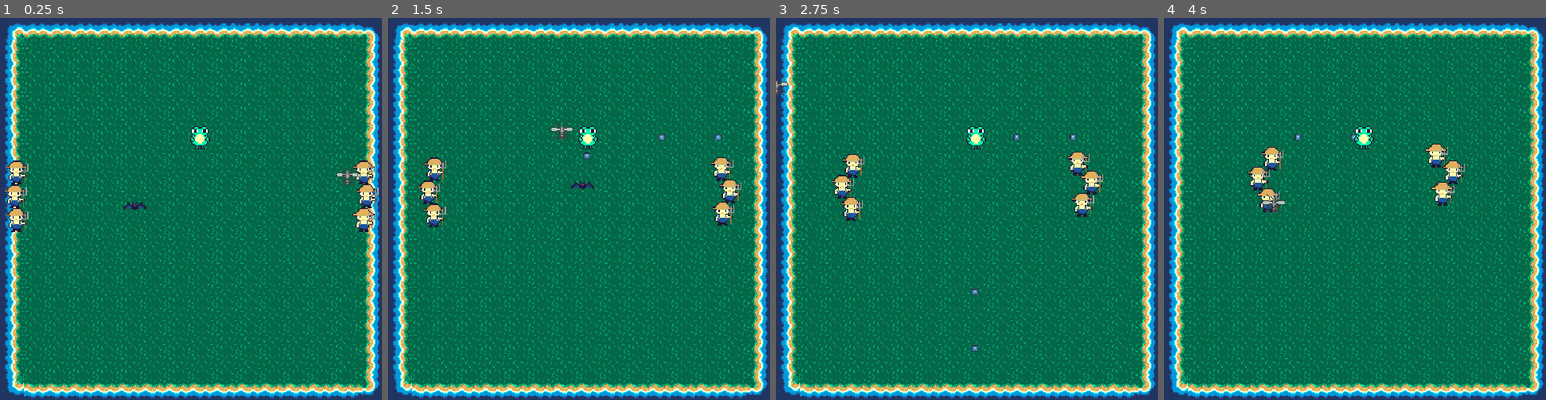
Above: before the commit, frames 1-4 (left to right).
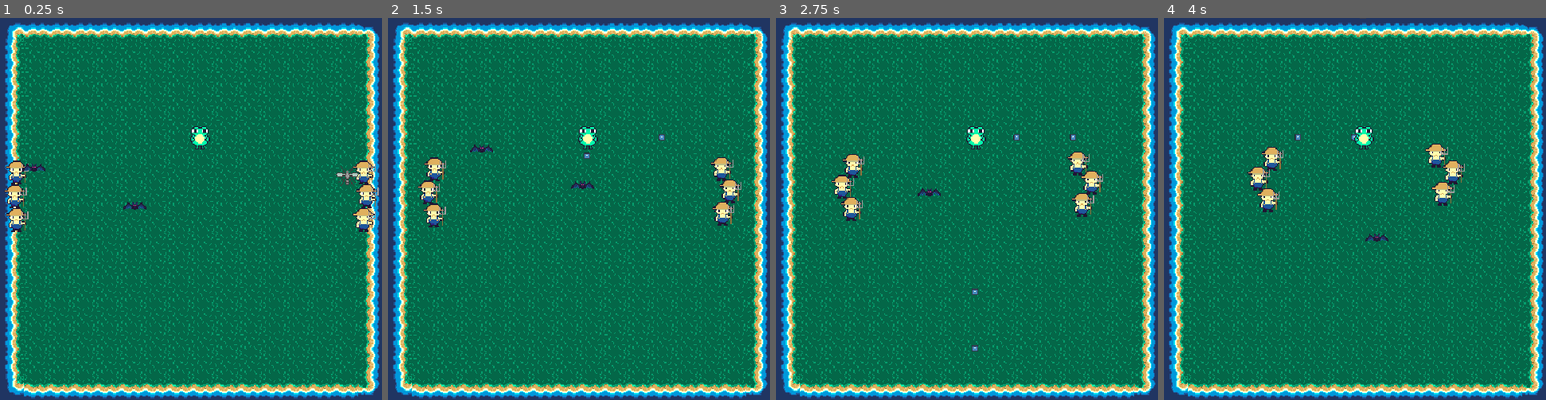
Above: after the commit, the same moments.

Repository: FelixJons/gdtv-jam-2023
Game: Godot game, scene res://game/game_world.tscn
Same seed, same stepped clock (60 frames per second), same inputs: the game is played once before the commit and once after it. The engine's default icon, where the game draws it, is replaced by a stand-in: a white triangle on a blue panel in a dark square.
Inputs:
- Up to frame 1 (0.25 s): no input
- Up to frame 2 (1.5 s): hold Right (fire_right) 0.53-1.28 s; tap Space (item) at 0.6, 1.35 s; hold Down (fire_down) from 1.28 s (still down)
- Up to frame 3 (2.75 s): release Down (fire_down) at 2.03 s; hold Right (fire_right) from 2.03 s (still down); tap Space (item) at 2.1 s
- Up to frame 4 (4 s): release Right (fire_right) at 2.78 s; hold Up (fire_up) 2.78-3.53 s; tap Space (item) at 2.85, 3.6 s; hold Left (fire_left) from 3.53 s (still down)

The runs differ from the first frame. In frame 1, less than 0.1% of the frame differs, in the area x 5-12%, y 38-41%; in frame 2, 0.2%, in the area x 21-88%, y 26-36%; in frame 3, 0.1%; in frame 4, 0.2%.

Commit message:
Fixed (simple) bat spawn + mosquito bullet collision

Diff:
--- a/enemies/bat_enemy.gd
+++ b/enemies/bat_enemy.gd
@@ -28,9 +28,6 @@
 	var new_direction = collision.get_normal().rotated(random_angle)
 	return new_direction.normalized()
 
-
-
-
 signal on_queue_free_custom()
 
 func queue_free_custom():
--- a/enemies/bullet.tscn
+++ b/enemies/bullet.tscn
@@ -1,19 +1,19 @@
 [gd_scene load_steps=4 format=3 uid="uid://wdubw62p16x7"]
 
-[ext_resource type="Script" path="res://enemies/bullet.gd" id="1_6n4rl"]
-[ext_resource type="Texture2D" uid="uid://dit07m3lwawpr" path="res://icon.svg" id="2_na0ce"]
+[ext_resource type="Script" path="res://enemies/bullet.gd" id="1_ei5jh"]
+[ext_resource type="Texture2D" uid="uid://dit07m3lwawpr" path="res://icon.svg" id="2_658p6"]
 
 [sub_resource type="CircleShape2D" id="CircleShape2D_euxgu"]
 radius = 4.12311
 
 [node name="Bullet" type="Area2D"]
-collision_layer = 3
-collision_mask = 3
-script = ExtResource("1_6n4rl")
+collision_layer = 7
+collision_mask = 7
+script = ExtResource("1_ei5jh")
 
 [node name="Sprite2D" type="Sprite2D" parent="."]
 scale = Vector2(0.05, 0.05)
-texture = ExtResource("2_na0ce")
+texture = ExtResource("2_658p6")
 
 [node name="CollisionShape2D" type="CollisionShape2D" parent="."]
 shape = SubResource("CircleShape2D_euxgu")
--- a/enemies/enemy_spawner.gd
+++ b/enemies/enemy_spawner.gd
@@ -2,9 +2,11 @@
 
 @export var default_enemy_scene: PackedScene
 @export var mosquito_enemy_scene: PackedScene
+@export var bat_enemy_scene: PackedScene
 var current_level: TileMap
 var horizontal_spawn_points
 var mosquito_spawn_points
+var bat_spawn_points
 const TILE_SIZE = 24
 var player
 var astar_grid_node
@@ -14,8 +16,8 @@
 const SpawnOrigin = {
 	HORIZONTAL = 1,
 	VERTICAL = 2,
-	MOSQUITO = 3
-
+	MOSQUITO = 3,
+	BAT= 4
 }
 
 func _ready():
@@ -28,6 +30,8 @@
 	current_level = get_node("../" + level_name) as TileMap
 	horizontal_spawn_points = current_level.get_used_cells_by_id(SpawnOrigin.HORIZONTAL)
 	mosquito_spawn_points = current_level.get_used_cells_by_id(SpawnOrigin.MOSQUITO)
+	bat_spawn_points = current_level.get_used_cells_by_id(SpawnOrigin.BAT)
+
 
 func spawn():
 	for spawn_point in horizontal_spawn_points:
@@ -44,6 +48,13 @@
 	add_child(enemy)
 	enemy.on_queue_free_custom.connect(increment_enemies_killed_by_one)
 
+func spawn_bats():
+	var enemy = bat_enemy_scene.instantiate()
+	enemy.setup(player)
+	var random_cell = bat_spawn_points[randi() % bat_spawn_points.size()]
+	enemy.position = random_cell * TILE_SIZE + Vector2i(TILE_SIZE/2, TILE_SIZE/2)
+	add_child(enemy)
+	enemy.on_queue_free_custom.connect(increment_enemies_killed_by_one)
 
 
 signal on_enemies_killed_changed(number_of_killed_enemies)
--- a/enemies/mosquito_enemy.tscn
+++ b/enemies/mosquito_enemy.tscn
@@ -1,21 +1,21 @@
 [gd_scene load_steps=4 format=3 uid="uid://erofuuvpsvlx"]
 
-[ext_resource type="Script" path="res://enemies/mosquito_enemy.gd" id="1_eqjes"]
-[ext_resource type="Texture2D" uid="uid://ckv8odx5x87ib" path="res://sprites/enemies/enemy_mosquito.png" id="2_orpim"]
+[ext_resource type="Script" path="res://enemies/mosquito_enemy.gd" id="1_q7yyv"]
+[ext_resource type="Texture2D" uid="uid://ckv8odx5x87ib" path="res://sprites/enemies/enemy_mosquito.png" id="2_nxtm2"]
 
 [sub_resource type="RectangleShape2D" id="RectangleShape2D_hit8e"]
 size = Vector2(24, 20)
 
-[node name="Mosquito" type="CharacterBody2D"]
+[node name="Mosquito" type="CharacterBody2D" groups=["enemies"]]
 collision_layer = 4
 collision_mask = 4
-script = ExtResource("1_eqjes")
+script = ExtResource("1_q7yyv")
 
-[node name="Sprite2D" type="Sprite2D" parent="."]
-texture = ExtResource("2_orpim")
+[node name="Sprite2D" type="Sprite2D" parent="." groups=["enemies"]]
+texture = ExtResource("2_nxtm2")
 hframes = 2
 
-[node name="CollisionShape2D" type="CollisionShape2D" parent="."]
+[node name="CollisionShape2D" type="CollisionShape2D" parent="." groups=["enemies"]]
 shape = SubResource("RectangleShape2D_hit8e")
 
-[node name="VisibleOnScreenNotifier2D" type="VisibleOnScreenNotifier2D" parent="."]
+[node name="VisibleOnScreenNotifier2D" type="VisibleOnScreenNotifier2D" parent="." groups=["enemies"]]
--- a/game/game_world.gd
+++ b/game/game_world.gd
@@ -11,6 +11,7 @@
 	enemy_spawner.set_current_level("Level1")
 	enemy_spawner.spawn()
 	enemy_spawner.spawn_mosquitos()
+	enemy_spawner.spawn_bats()
 	enemy_spawner.on_enemies_killed_changed.connect(next_dialogue)
 	get_window().set_content_scale_size(Vector2i(24*16,24*16))
 
--- a/game/game_world.tscn
+++ b/game/game_world.tscn
@@ -1,22 +1,21 @@
-[gd_scene load_steps=16 format=3 uid="uid://d0rlgj3n6frbj"]
+[gd_scene load_steps=15 format=3 uid="uid://d0rlgj3n6frbj"]
 
-[ext_resource type="Script" path="res://game/game_world.gd" id="1_k5l2a"]
-[ext_resource type="PackedScene" uid="uid://c5268qs30tppm" path="res://player/frog_player.tscn" id="2_bx6we"]
-[ext_resource type="PackedScene" uid="uid://cas4mq43vlnt7" path="res://game/level_1.tscn" id="3_yldky"]
-[ext_resource type="Script" path="res://enemies/enemy_spawner.gd" id="4_6bf2g"]
-[ext_resource type="PackedScene" uid="uid://cdfv1c8teivuu" path="res://enemies/default_enemy.tscn" id="5_b0pc3"]
-[ext_resource type="Texture2D" uid="uid://0k83ib72uidj" path="res://sprites/dialogue/dialogue_box_overlay2.png" id="6_5srkc"]
-[ext_resource type="Script" path="res://game/ingame_dialogue.gd" id="7_ixu2f"]
-[ext_resource type="Texture2D" uid="uid://6n7x400ce5vw" path="res://sprites/dialogue/dialogue_box_overlay1.png" id="8_xy6i4"]
-[ext_resource type="Texture2D" uid="uid://baaykaesbk81j" path="res://sprites/dialogue/date_duck_dialogue.png" id="9_bb7dr"]
-[ext_resource type="Texture2D" uid="uid://doyto3d510xcx" path="res://sprites/dialogue/gamer_duck_dialogue.png" id="10_glcyk"]
-[ext_resource type="Shader" path="res://game/game_world.gdshader" id="11_nn4hy"]
-[ext_resource type="PackedScene" uid="uid://fmr5g2onrfkb" path="res://enemies/bat_enemy.tscn" id="12_6kl1u"]
-[ext_resource type="PackedScene" uid="uid://erofuuvpsvlx" path="res://enemies/mosquito_enemy.tscn" id="13_jheof"]
-[ext_resource type="PackedScene" uid="uid://c1fggkvgq57pu" path="res://tv_opening.tscn" id="14_tv11x"]
+[ext_resource type="Script" path="res://game/game_world.gd" id="1_xr35f"]
+[ext_resource type="PackedScene" uid="uid://c5268qs30tppm" path="res://player/frog_player.tscn" id="2_oakhh"]
+[ext_resource type="PackedScene" uid="uid://cas4mq43vlnt7" path="res://game/level_1.tscn" id="3_78f63"]
+[ext_resource type="Script" path="res://enemies/enemy_spawner.gd" id="4_r718m"]
+[ext_resource type="PackedScene" uid="uid://cdfv1c8teivuu" path="res://enemies/default_enemy.tscn" id="5_wo4io"]
+[ext_resource type="PackedScene" uid="uid://erofuuvpsvlx" path="res://enemies/mosquito_enemy.tscn" id="6_3b33x"]
+[ext_resource type="Texture2D" uid="uid://0k83ib72uidj" path="res://sprites/dialogue/dialogue_box_overlay2.png" id="7_afl4p"]
+[ext_resource type="Script" path="res://game/ingame_dialogue.gd" id="8_ts2je"]
+[ext_resource type="Texture2D" uid="uid://6n7x400ce5vw" path="res://sprites/dialogue/dialogue_box_overlay1.png" id="9_5jptj"]
+[ext_resource type="Texture2D" uid="uid://baaykaesbk81j" path="res://sprites/dialogue/date_duck_dialogue.png" id="10_1jhi1"]
+[ext_resource type="Texture2D" uid="uid://doyto3d510xcx" path="res://sprites/dialogue/gamer_duck_dialogue.png" id="11_dkpt5"]
+[ext_resource type="Shader" path="res://game/game_world.gdshader" id="12_2otaq"]
+[ext_resource type="PackedScene" uid="uid://fmr5g2onrfkb" path="res://enemies/bat_enemy.tscn" id="13_gjcvg"]
 
 [sub_resource type="ShaderMaterial" id="ShaderMaterial_nlt3b"]
-shader = ExtResource("11_nn4hy")
+shader = ExtResource("12_2otaq")
 shader_parameter/grain_amount = 0.0
 shader_parameter/scanline_amount = 0.095
 shader_parameter/scanline_speed = 0.05
@@ -24,24 +23,25 @@
 shader_parameter/resolution = Vector2(384, 384)
 
 [node name="World" type="Node2D"]
-script = ExtResource("1_k5l2a")
+script = ExtResource("1_xr35f")
 
-[node name="FrogPlayer" parent="." instance=ExtResource("2_bx6we")]
+[node name="FrogPlayer" parent="." instance=ExtResource("2_oakhh")]
 z_index = 1
 position = Vector2(184, 94)
 
-[node name="Level1" parent="." instance=ExtResource("3_yldky")]
+[node name="Level1" parent="." instance=ExtResource("3_78f63")]
 
 [node name="EnemySpawner" type="Node" parent="."]
-script = ExtResource("4_6bf2g")
-default_enemy_scene = ExtResource("5_b0pc3")
-mosquito_enemy_scene = ExtResource("13_jheof")
+script = ExtResource("4_r718m")
+default_enemy_scene = ExtResource("5_wo4io")
+mosquito_enemy_scene = ExtResource("6_3b33x")
+bat_enemy_scene = ExtResource("13_gjcvg")
 
 [node name="DialogueBox" type="Sprite2D" parent="."]
 visible = false
 position = Vector2(193, 351)
-texture = ExtResource("6_5srkc")
-script = ExtResource("7_ixu2f")
+texture = ExtResource("7_afl4p")
+script = ExtResource("8_ts2je")
 
 [node name="RichTextLabel" type="RichTextLabel" parent="DialogueBox"]
 z_index = 10
@@ -51,27 +51,25 @@
 offset_bottom = 27.0
 
 [node name="FemaleDialogueBox" type="Sprite2D" parent="DialogueBox"]
-texture = ExtResource("8_xy6i4")
+texture = ExtResource("9_5jptj")
 
 [node name="Sprite2D" type="Sprite2D" parent="DialogueBox/FemaleDialogueBox"]
 position = Vector2(-157, 0)
-texture = ExtResource("9_bb7dr")
+texture = ExtResource("10_1jhi1")
 
 [node name="MaleDialogueBox" type="Sprite2D" parent="DialogueBox"]
-texture = ExtResource("6_5srkc")
+texture = ExtResource("7_afl4p")
 
 [node name="Sprite2D" type="Sprite2D" parent="DialogueBox/MaleDialogueBox"]
 position = Vector2(160, 0)
-texture = ExtResource("10_glcyk")
+texture = ExtResource("11_dkpt5")
 
-[node name="Shader (MAYBE?)" type="ColorRect" parent="."]
+[node name="ScreenShader" type="ColorRect" parent="."]
 visible = false
 material = SubResource("ShaderMaterial_nlt3b")
 offset_left = 1.0
 offset_right = 385.0
 offset_bottom = 384.0
 
-[node name="Bat" parent="." instance=ExtResource("12_6kl1u")]
+[node name="Bat" parent="." instance=ExtResource("13_gjcvg")]
 position = Vector2(124, 170)
-
-[node name="ColorRect" parent="." instance=ExtResource("14_tv11x")]
--- a/game/level_1.tscn
+++ b/game/level_1.tscn
@@ -232,3 +232,10 @@
 layer_3/y_sort_origin = 0
 layer_3/z_index = 0
 layer_3/tile_data = PackedInt32Array(16, 131078, 1, 65552, 131078, 1, 131088, 131078, 1, 196624, 131078, 1, 262160, 131 …(1218 unchanged characters)…
+layer_4/name = "spawnBats"
+layer_4/enabled = true
+layer_4/modulate = Color(1, 1, 1, 1)
+layer_4/y_sort_enabled = false
+layer_4/y_sort_origin = 0
+layer_4/z_index = 0
+layer_4/tile_data = PackedInt32Array(196608, 196612, 0, 262144, 196612, 0, 327680, 196612, 0, 655360, 196612, 0, 720896, 196612, 0, 786432, 196612, 0)
Not shown: 1 places in arcade_hall/start_scene.tscn that only renumber resources
Not shown: 5 places in game/level_1.tscn that only renumber resources
